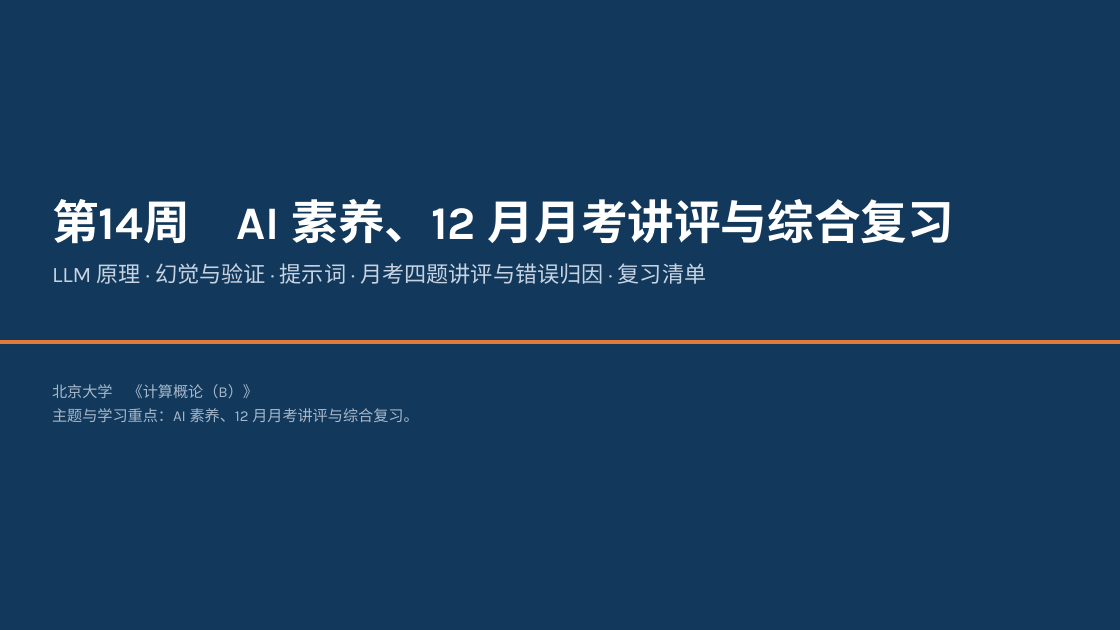
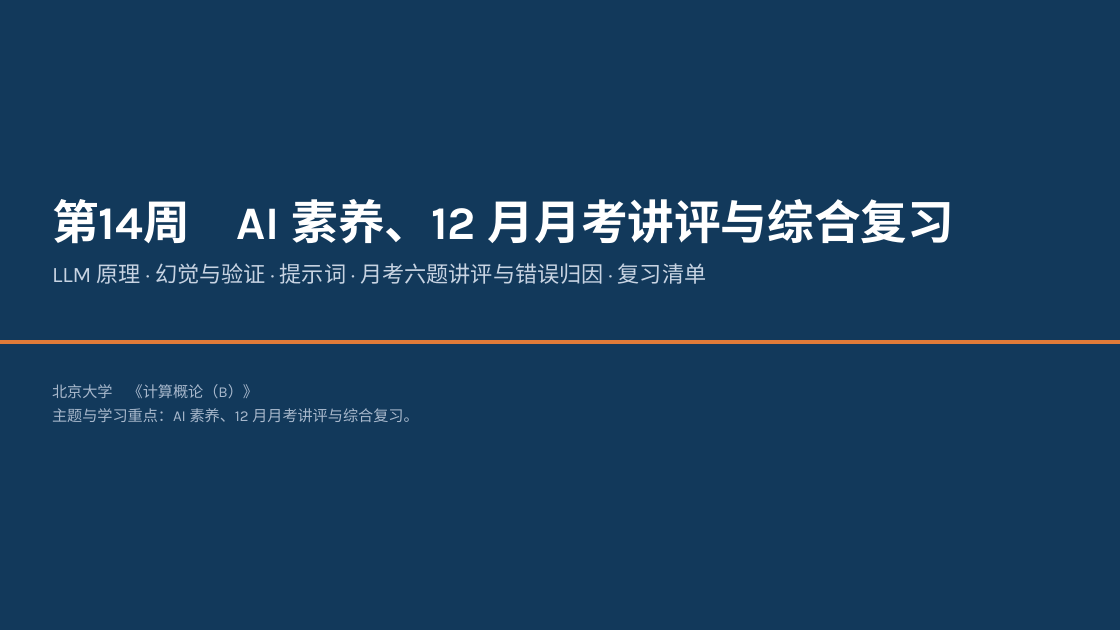
Before and after one commit to GMyhf/2026fall-cs101, a slide deck: slide 1 of courseware/202612_ADS_W14_AI_Literacy_Exam_Recap.pptx. Drawn at 1120x630 pixels with LibreOffice and Linux fonts; fonts in the diff are those of the drawing. Boxes give left, top, right and bottom in pixels: in the first picture for what was removed or moved away, otherwise in the second. Text is boxed around its words. In the diff, an @@ line names an element or a change of style, - is before the commit and + after.

```diff
--- a/courseware/202612_ADS_W14_AI_Literacy_Exam_Recap.pptx
+++ b/courseware/202612_ADS_W14_AI_Literacy_Exam_Recap.pptx
@@ text at (52,263,706,284): text changed @@
-LLM 原理 · 幻觉与验证 · 提示词 · 月考四题讲评与错误归因 · 复习清单
+LLM 原理 · 幻觉与验证 · 提示词 · 月考六题讲评与错误归因 · 复习清单
```
Also in this commit, not shown: 10 other slides changed, 4 slides added, 32 other files.
